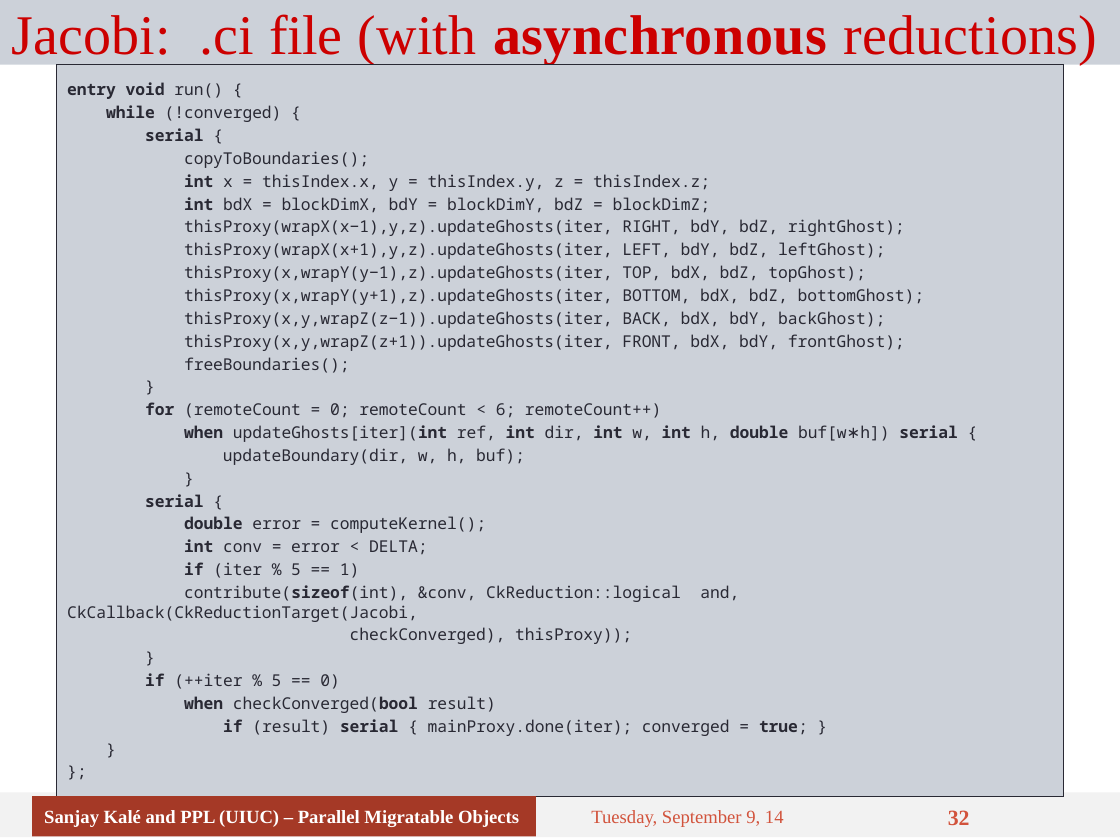
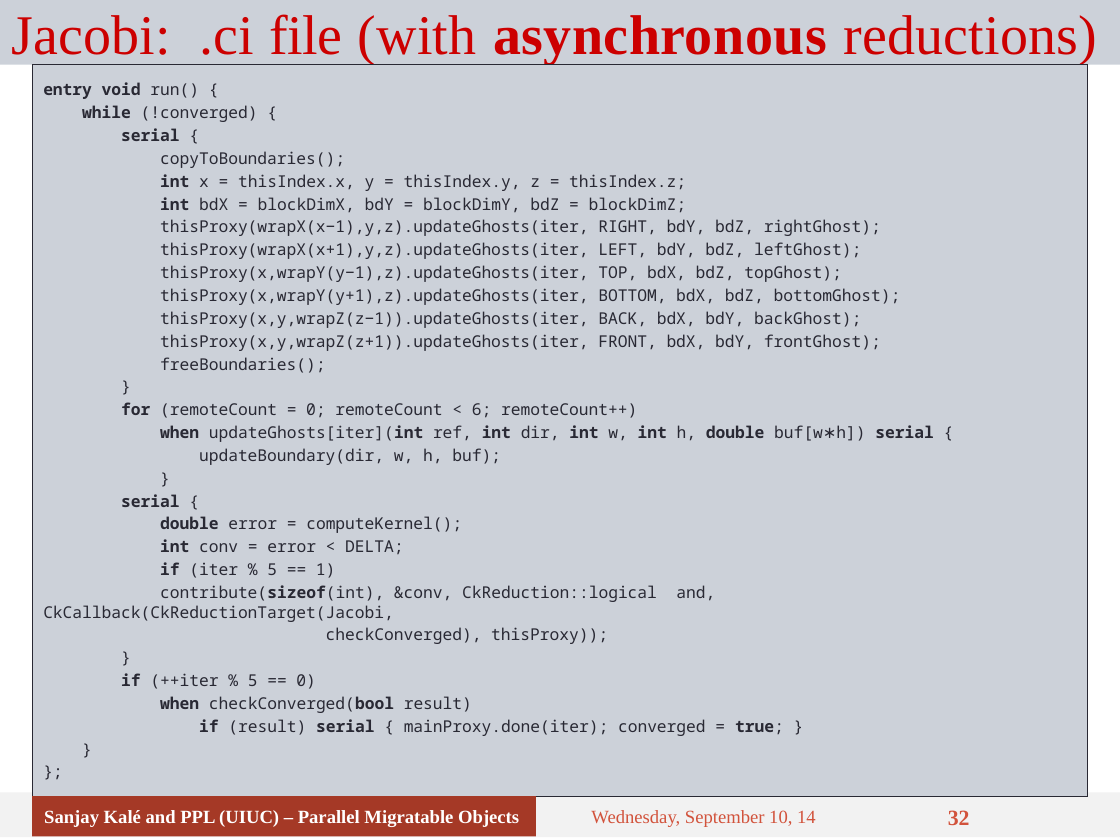
Before and after one commit to UIUC-PPL/charm_tutorial, a slide deck: slide 32 of tutorial-07-sdag.pptx. Drawn at 1120x840 pixels with LibreOffice and Linux fonts; fonts in the diff are those of the drawing. Boxes give left, top, right and bottom in pixels: in the first picture for what was removed or moved away, otherwise in the second. Text is boxed around its words. In the diff, an @@ line names an element or a change of style, - is before the commit and + after.

```diff
--- a/tutorial-07-sdag.pptx
+++ b/tutorial-07-sdag.pptx
@@ text "entry void run() {": place and size @@
-text "entry void run() {" at bbox=[56, 65, 1064, 796]
+text "entry void run() {" at bbox=[32, 65, 1088, 796]
@@ text at bbox=[591, 810, 816, 827]: text changed @@
-Tuesday, September 9, 14
+Wednesday, September 10, 14
```
Also in this commit, not shown: 33 other slides changed.
